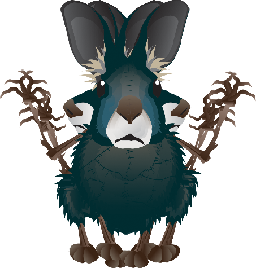
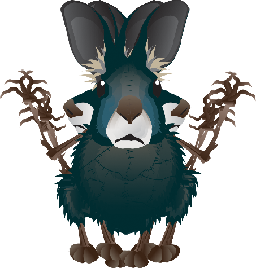
Layer changes from the first 256×268 image to the second:
renamed "LEFT_uperLegRight" to "LEFT_upperLegRight", moved it above "LEFT_lowerLegRight" over (x1=97, y1=214, x2=104, y2=225)
